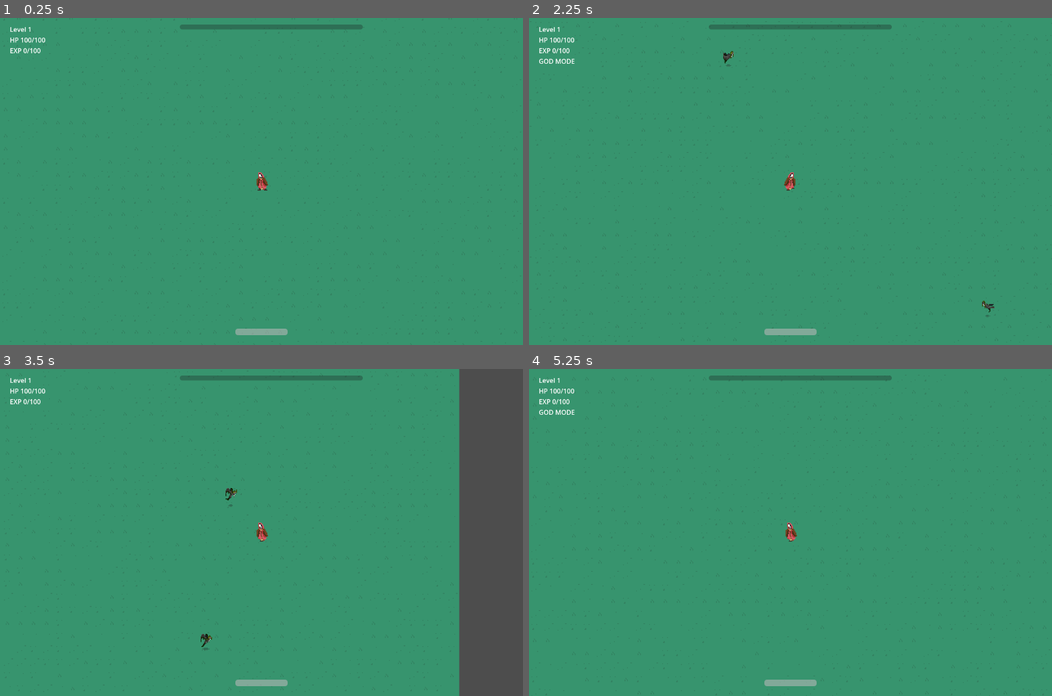
Above: before the commit, frames 1-4 (two rows, left to right).
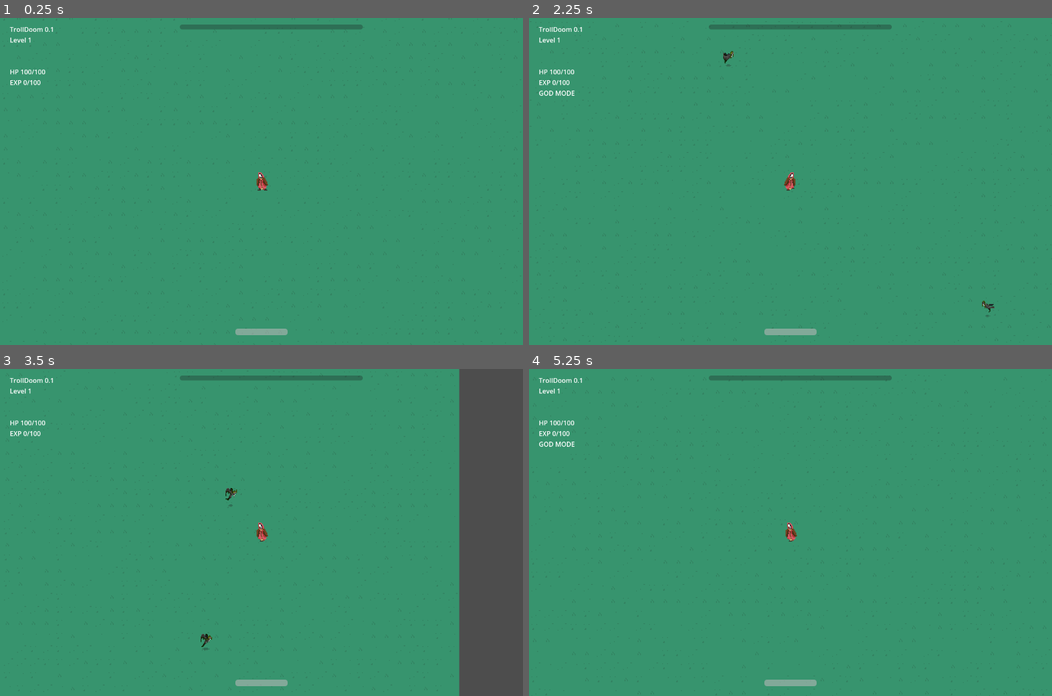
Above: after the commit, the same moments.

Repository: milestone-dev/ld55
Game: Godot game, scene res://scenes/main.tscn
Two runs of this game, one before a commit and one after it. Both use one fixed random seed, a clock stepped at 60 frames per second and the inputs below.
Inputs (mouse positions are in pixels of both pictures, inside the frame that each line leads up to):
- Up to frame 1 (0.25 s): no input
- Up to frame 2 (2.25 s): tap Enter at 0.5 s; move the mouse to (905, 165) at 0.52 s; hold D (move_right) 0.53-1.28 s; tap M (dev_godmode) at 0.6, 1.35, 2.1 s; tap Space at 0.77, 1.52 s; move the mouse to (685, 197) at 1.27 s; hold S (move_down) 1.28-2.03 s; move the mouse to (842, 109) at 2.02 s; hold D (move_right) from 2.03 s (still down)
- Up to frame 3 (3.5 s): move the mouse to (235, 597) at 2.77 s; release D (move_right) at 2.78 s; hold W (move_up) from 2.78 s (still down); tap M (dev_godmode) at 2.85 s; tap Space at 3.02 s
- Up to frame 4 (5.25 s): move the mouse to (947, 581) at 3.52 s; release W (move_up) at 3.53 s; hold A (move_left) 3.53-5.03 s; tap M (dev_godmode) at 3.6, 4.35, 5.1 s; tap Space at 3.77, 4.52 s; move the mouse to (633, 483) at 4.27 s; move the mouse to (816, 532) at 5.02 s; hold S (move_down) from 5.03 s (still down)

The runs differ from the first frame. In frame 1, 0.3% of the frame differs, in the area x 1-11%, y 2-21%; in frame 2, 0.4%, in the area x 1-11%, y 2-24%; in frame 3, 0.3%; in frame 4, 0.4%.

Commit message:
Update player.gd

Diff:
--- a/scripts/player.gd
+++ b/scripts/player.gd
@@ -34,7 +34,9 @@
 	hud.exp_bar.value = exp;
 	hud.exp_bar.max_value = max_exp;
 
-	hud.label.text = "Level %s" % level;
+	hud.label.text = "TrollDoom 0.1"
+	hud.label.text += "\nLevel %s" % level;
+	hud.label.text += "\n\n"
 	hud.label.text += "\nHP %s/%s" % [hp, max_hp]
 	hud.label.text += "\nEXP %s/%s" % [exp, max_exp]
 	if god_mode: hud.label.text += "\nGOD MODE"
